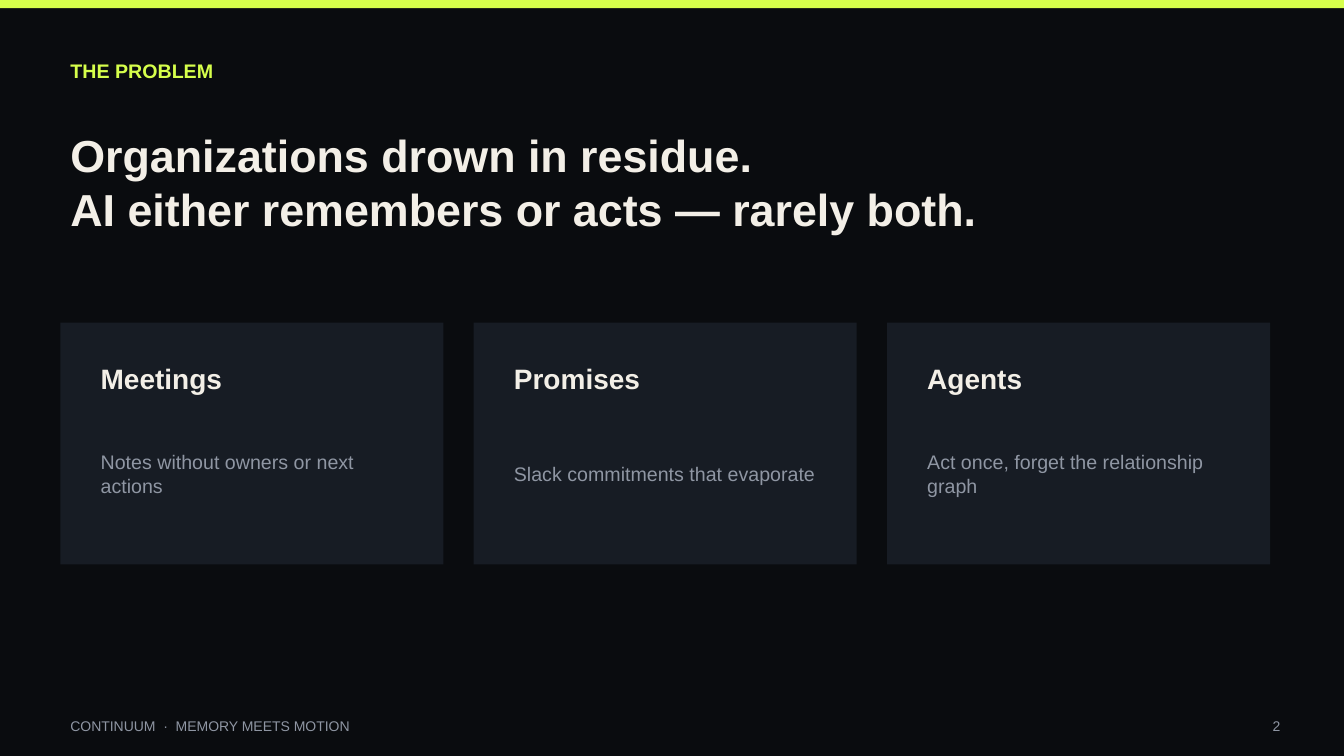
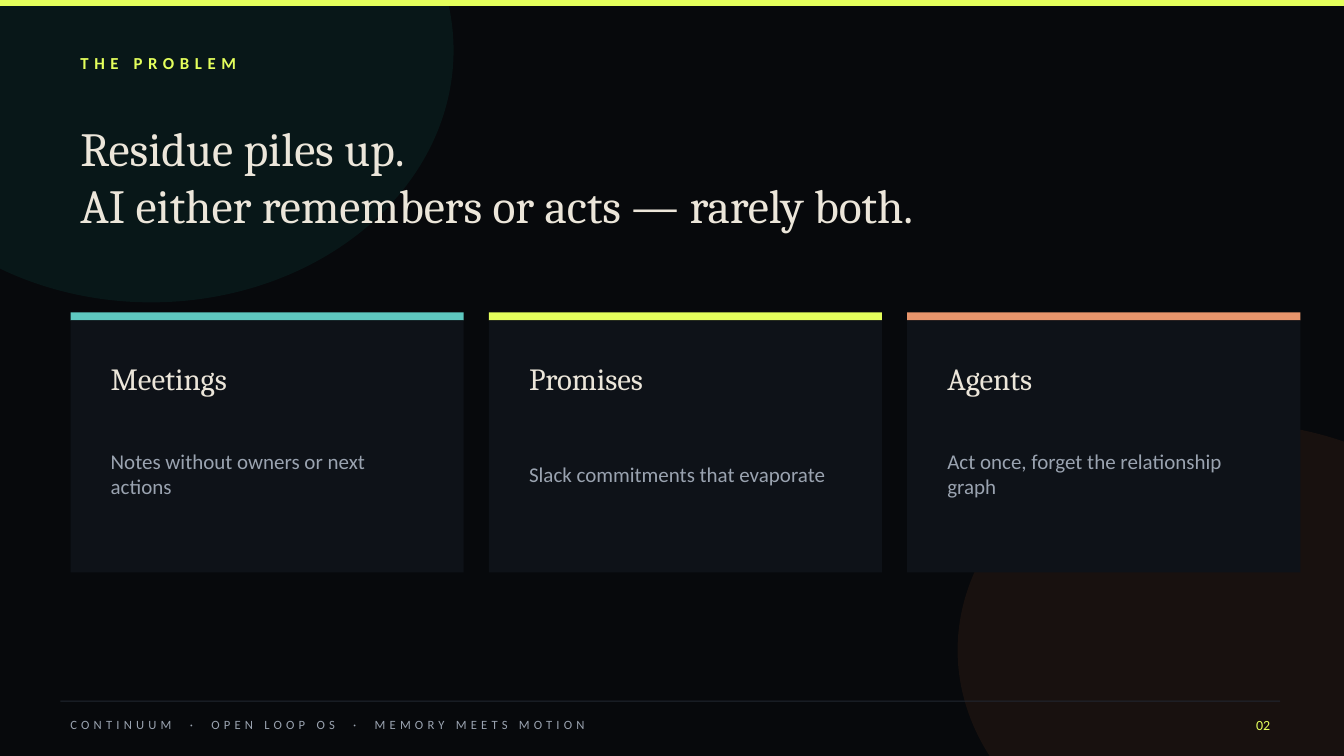
Before and after one commit to vnmoorthy/continuum-memory-meets-motion, a slide deck: slide 2 of slides/Continuum-Memory-Meets-Motion.pptx. Drawn at 1344x756 pixels with LibreOffice and Linux fonts; fonts in the diff are those of the drawing. Boxes give left, top, right and bottom in pixels: in the first picture for what was removed or moved away, otherwise in the second. Text is boxed around its words. In the diff, an @@ line names an element or a change of style, - is before the commit and + after.

Commit message:
UI/UX: noir signal-room theme + polished pitch deck (#3)
* Elevate Continuum UI to a noir signal-room visual system.

Refresh fonts (Fraunces/Manrope), atmosphere, full-bleed landing, app shell,
debt dashboard hierarchy, graph palette, OG art, and the 10-slide pitch deck.

* Align presentation storyboard with the new visual system.

---------

```diff
--- a/slides/Continuum-Memory-Meets-Motion.pptx
+++ b/slides/Continuum-Memory-Meets-Motion.pptx
@@ background #0A0C0F to #07090C @@
@@ rectangle at <box>0,0,1344,6</box>: fill #D6FF4B to #E4FF5C @@
@@ ellipse added at <box>0,0,454,302</box>, fill #0A2A28 at 45% opacity @@
@@ text "THE PROBLEM": place and size @@
-text "THE PROBLEM" at <box>70,64,213,79</box>
+text "THE PROBLEM" at <box>80,58,236,69</box>
@@ text "THE PROBLEM" at <box>80,58,236,69</box>: size 14 to 12 pt, font Arial to Calibri, text colour #D6FF4B to #E4FF5C, letter spacing 0 to 4 pt @@
@@ text "Residue piles up.": place and size @@
-text "Residue piles up." at <box>70,139,976,235</box>
+text "Residue piles up." at <box>80,133,913,234</box>
@@ text at <box>80,133,404,176</box>: text changed; size 32 to 34 pt; font Arial to Cambria; text colour #F3EFE7 to #ECE6DA; bold off @@
-Organizations drown in residue.
+Residue piles up.
@@ text at <box>80,190,913,234</box>: size 32 to 34 pt, font Arial to Cambria, text colour #F3EFE7 to #ECE6DA, bold off in "AI either remembers or acts — rarely ..." @@
@@ rectangle: place and size @@
-rectangle at <box>60,323,444,565</box>
+rectangle at <box>71,321,464,573</box>
@@ rectangle added at <box>71,313,464,321</box>, fill #5EC8C0 @@
@@ rectangle: place and size @@
-rectangle at <box>474,323,857,565</box>
+rectangle at <box>489,321,882,573</box>
@@ rectangle added at <box>489,313,882,321</box>, fill #E4FF5C @@
@@ fill #171C24 to #0E1218 in 3 elements at <box>71,321,464,573</box>, <box>489,321,882,573</box>, <box>907,321,1301,573</box> @@
@@ rectangle: place and size @@
-rectangle at <box>887,323,1270,565</box>
+rectangle at <box>907,321,1301,573</box>
@@ rectangle added at <box>907,313,1301,321</box>, fill #E8956C @@
@@ text "Meetings": place and size @@
-text "Meetings" at <box>101,368,222,394</box>
+text "Meetings" at <box>111,369,227,397</box>
@@ text "Promises": place and size @@
-text "Promises" at <box>514,368,640,390</box>
+text "Promises" at <box>529,369,643,391</box>
@@ size 20 to 22 pt, font Arial to Cambria, text colour #F3EFE7 to #ECE6DA, bold off in 3 elements at <box>111,369,227,397</box>, <box>529,369,643,391</box>, <box>947,369,1032,397</box> @@
@@ text "Agents": place and size @@
-text "Agents" at <box>927,369,1022,394</box>
+text "Agents" at <box>947,369,1032,397</box>
@@ text "Notes without owners or next ...": place and size @@
-text "Notes without owners or next ..." at <box>101,455,354,493</box>
+text "Notes without owners or next ..." at <box>111,454,365,494</box>
@@ text "Slack commitments that evaporate": place and size @@
-text "Slack commitments that evaporate" at <box>514,467,815,485</box>
+text "Slack commitments that evaporate" at <box>529,467,825,486</box>
@@ size 14 to 15 pt, font Arial to Calibri, text colour #8F96A3 to #9AA3B0 in 3 elements at <box>111,454,365,494</box>, <box>529,467,825,486</box>, <box>947,454,1221,498</box> @@
@@ text "Act once, forget the relationship ...": place and size @@
-text "Act once, forget the relationship ..." at <box>927,455,1203,497</box>
+text "Act once, forget the relationship ..." at <box>947,454,1221,498</box>
@@ ellipse added at <box>958,423,1344,756</box>, fill #2A1A12 at 50% opacity @@
@@ rectangle added at <box>60,701,1280,702</box>, fill #222831 @@
@@ text at <box>70,721,585,729</box>: text changed; size 10 to 9 pt; font Arial to Calibri; text colour #8F96A3 to #9AA3B0 @@
-CONTINUUM · MEMORY MEETS MOTION
+CONTINUUM · OPEN LOOP OS · MEMORY MEETS MOTION
@@ text added at <box>1256,721,1270,730</box>, 10 pt, text #E4FF5C @@
+02
@@ text removed at <box>1273,721,1281,731</box> @@
-2
```
Also in this commit, not shown: 8 other slides changed, 1 slide added, 1 slide removed, 11 other files.
